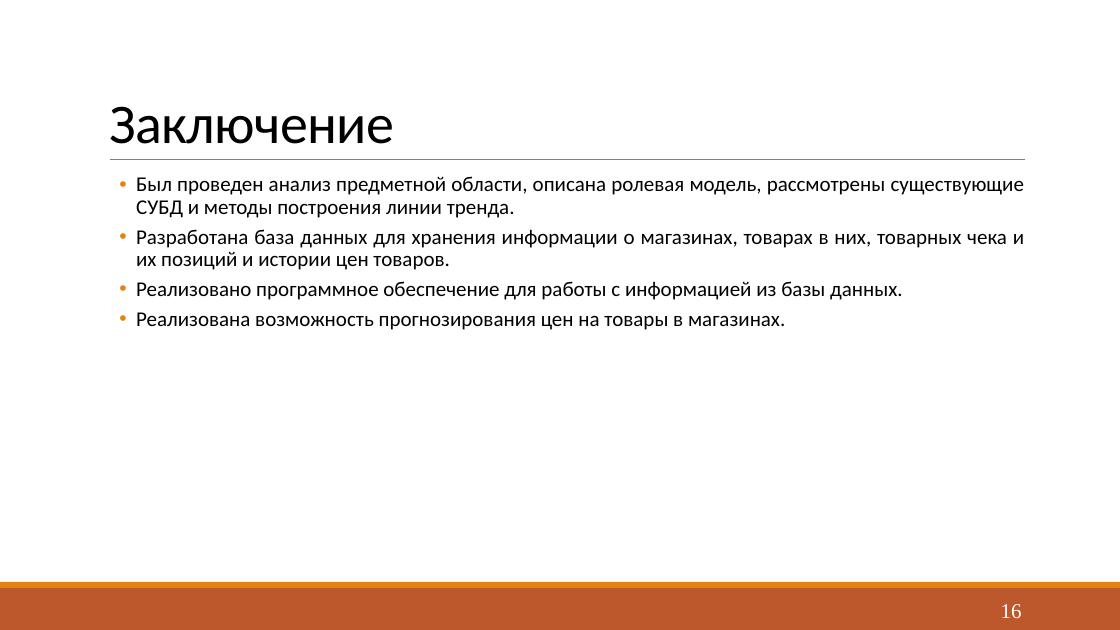
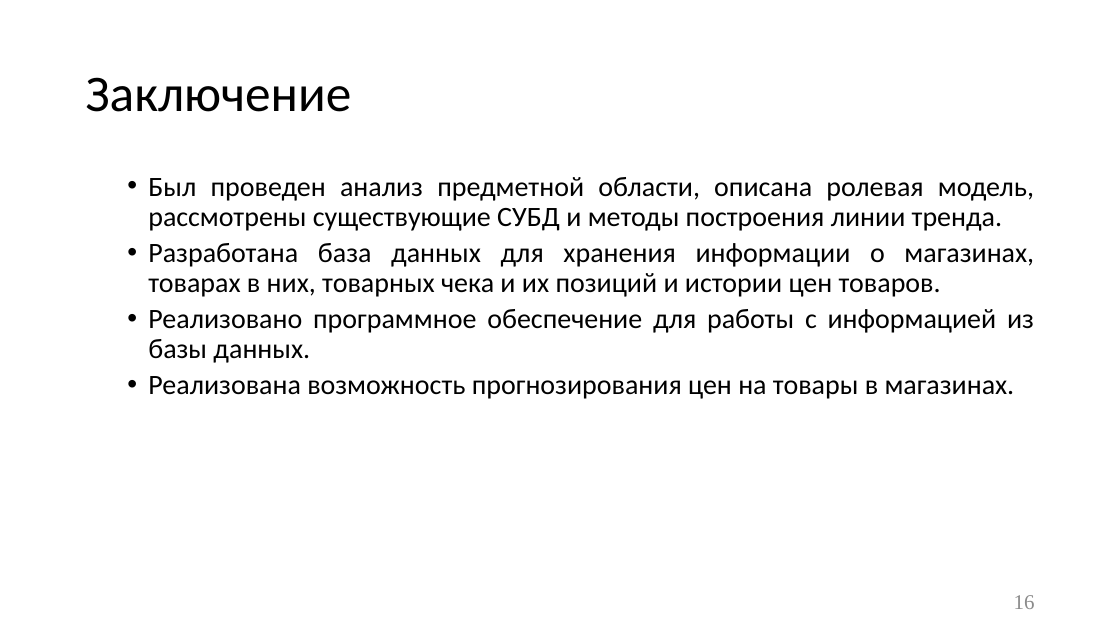
Before and after one commit to Yokud/DBCourseWork, a slide deck: slide 16 of docs/Presentation.pptx. Drawn at 1120x630 pixels with LibreOffice and Linux fonts; fonts in the diff are those of the drawing. Boxes give left, top, right and bottom in pixels: in the first picture for what was removed or moved away, otherwise in the second. Text is boxed around its words. In the diff, an @@ line names an element or a change of style, - is before the commit and + after.

```diff
--- a/docs/Presentation.pptx
+++ b/docs/Presentation.pptx
@@ title "Заключение": place and size @@
-title "Заключение" at [109,106,394,144]
+title "Заключение" at [85,77,351,112]
@@ title "Заключение" at [85,77,351,112]: size 48 to 44 pt, letter spacing -0.5 to 0 pt; line spacing 0.85 to 0.9; vertical alignment bottom to middle @@
@@ text "Был проведен анализ предметной области, ...": place and size @@
-text "Был проведен анализ предметной области, ..." at [136,176,1024,330]
+text "Был проведен анализ предметной области, ..." at [148,177,1034,399]
@@ text "Был проведен анализ предметной области, ..." at [148,177,1034,399]: size 18 to 24 pt; indent changed; less space between paragraphs @@
@@ line removed from (110, 160) to (1026, 160) @@
@@ rectangle removed at [0,588,1120,630] @@
@@ rectangle removed at [0,582,1120,588] @@
@@ page number: place and size @@
-page number at [1001,604,1022,618]
+page number at [1014,595,1035,609]
@@ page number at [1014,595,1035,609]: text colour #FFFFFF to #8C8C8C @@
```
Also in this commit, not shown: 16 other slides changed, 7 other files.
